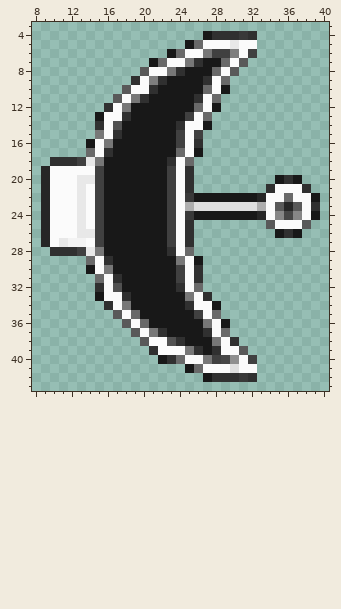
Two versions of one pixel-art sprite, img/tower-8.png. That is the earlier state.
The file is 48x47 pixels. Pixels under 10% opacity are left out. Colours within 5 levels of each other are drawn and written as one. Shown: x 8..40, y 3..43.
After:
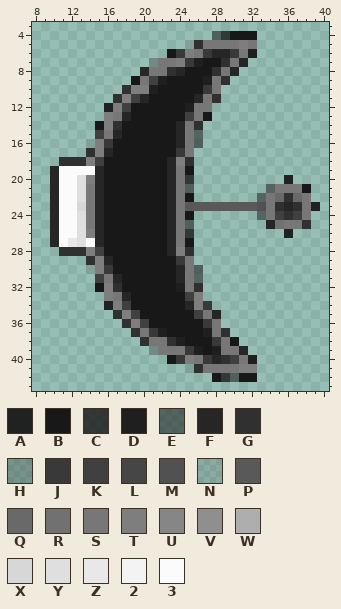
Palette (. is transparent): A #181818ef  B #181818  C #1a1a1ad0  D #1f1f1f  E #22222291  F #262626  G #303030  H #36363650  J #393939  K #404040  L #464646  M #515151  N #55555530  P #595959  Q #696969  R #717171  S #777777  T #7e7e7e  U #868686  V #8f8f8f  W #aeaeae  X #d7d7d7  Y #dfdfdf  Z #e8e8e8  2 #f3f3f3  3 #fbfbfb
The edit:
Changed rows in their new state; - is an unchanged pixel.
first column x 9:
 4 ------------------.ECBBB-------
 5 ----------------NGSSSSTS-------
 6 ---------------JTSJFFJSD-------
 7 ------------HSSTJD--GSF--------
 8 -----------FSSGF---GSF---------
 9 ----------BSKD----DSG----------
10 ---------GTTD-----JS.----------
11 --------GTKF-----FSG-----------
12 -------ATK------DSS.-----------
13 ------.TSF-------SB------------
14 ------BTG------FSG.------------
15 ------KSF------FSE-------------
16 -----NTJ-------FSE-------------
17 -----GTF-------JS.-------------
18 -.--GTK-------FTG--------------
19 .F----F-------FSB--------------
20 .F--YTF-------FSC---------.A.--
21 .F--YSF-------FSE--------ESSSB-
22 .F--YSF-------FSB.......ESQGQS.
23 .F--XSF-------FSPPPPPPPPMSG-GSA
24 .F--YSF-------FSB.......ESKGKS.
25 .F--YSF-------FSE--------FRSSG-
26 .F--YTF-------FSC---------.A.--
27 .F3ZY-F-------FSB--------------
28 -.--GTK-------FTG--------------
29 -----GTF-------JS.-------------
30 -----NTJ-------FSE-------------
31 ------KSF------FSE-------------
32 ------BTG------DSG-------------
33 ------.TSF------KT.------------
34 -------ATK------FTJ.-----------
35 --------GTK-------SF-----------
36 ---------GTK------JS.----------
37 ----------GSJD----DSG----------
38 -----------GSSGD---JSB---------
39 ------------HSSSJD-DSSF--------
40 -------------.BJTSJFGKSD-------
41 ----------------NGSSSSTT-------
42 ------------------.BCEBB-------
Changed places in both pictures, as pixel boxes (x1, y1, x2, y2):
changed: (41, 31, 320, 382)
